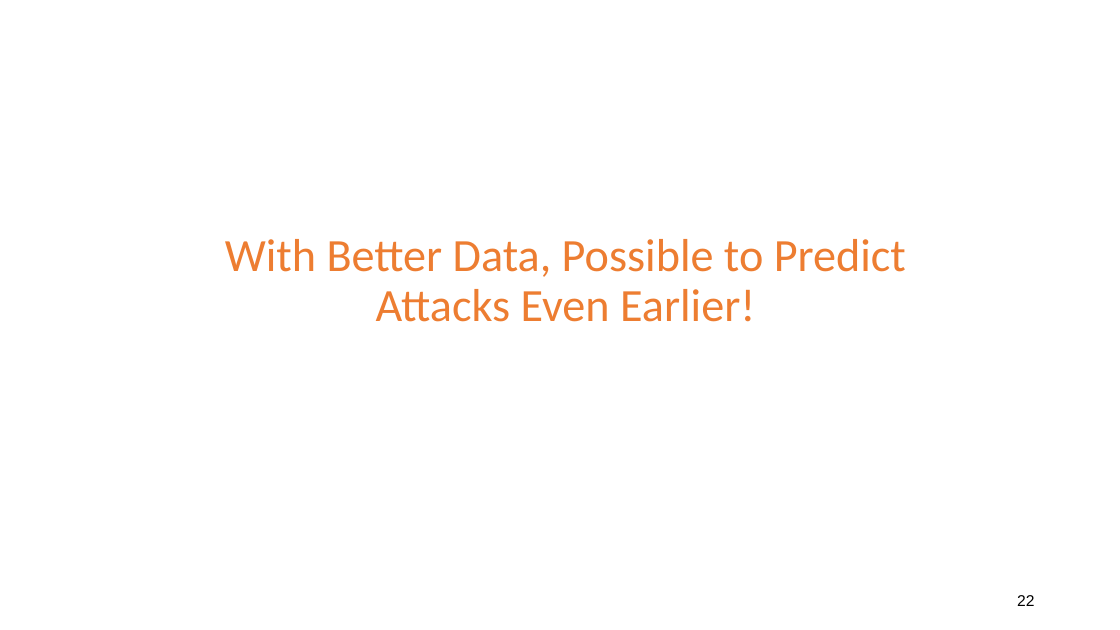
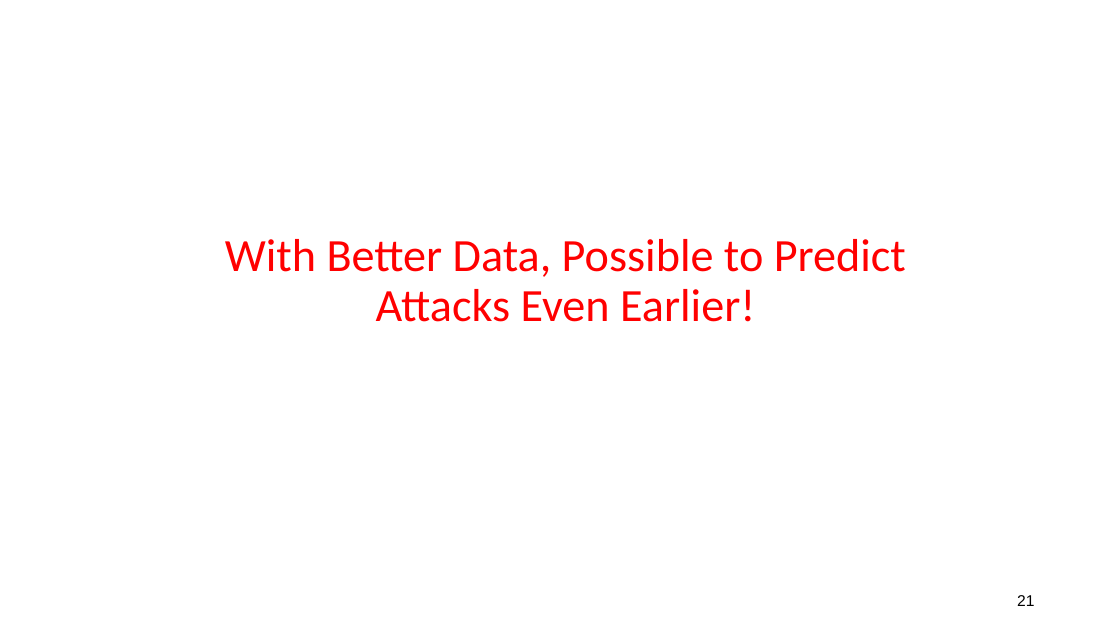
Before and after one commit to noise-lab/ml-systems, a slide deck: slide 21 of docs/slides/02-security.pptx (slide 22 before the commit). Drawn at 1120x630 pixels with LibreOffice and Linux fonts; fonts in the diff are those of the drawing. Boxes give left, top, right and bottom in pixels: in the first picture for what was removed or moved away, otherwise in the second. Text is boxed around its words. In the diff, an @@ line names an element or a change of style, - is before the commit and + after.

```diff
--- a/docs/slides/02-security.pptx
+++ b/docs/slides/02-security.pptx
@@ title "With Better Data, Possible to ..." at bbox=[225, 239, 906, 322]: text colour #ED7D31 to #FF0000 @@
@@ page number at bbox=[1017, 595, 1034, 606]: text changed @@
-22
+21
```
Also in this commit, not shown: 2 other slides changed, 2 slides removed, 1 other file.
